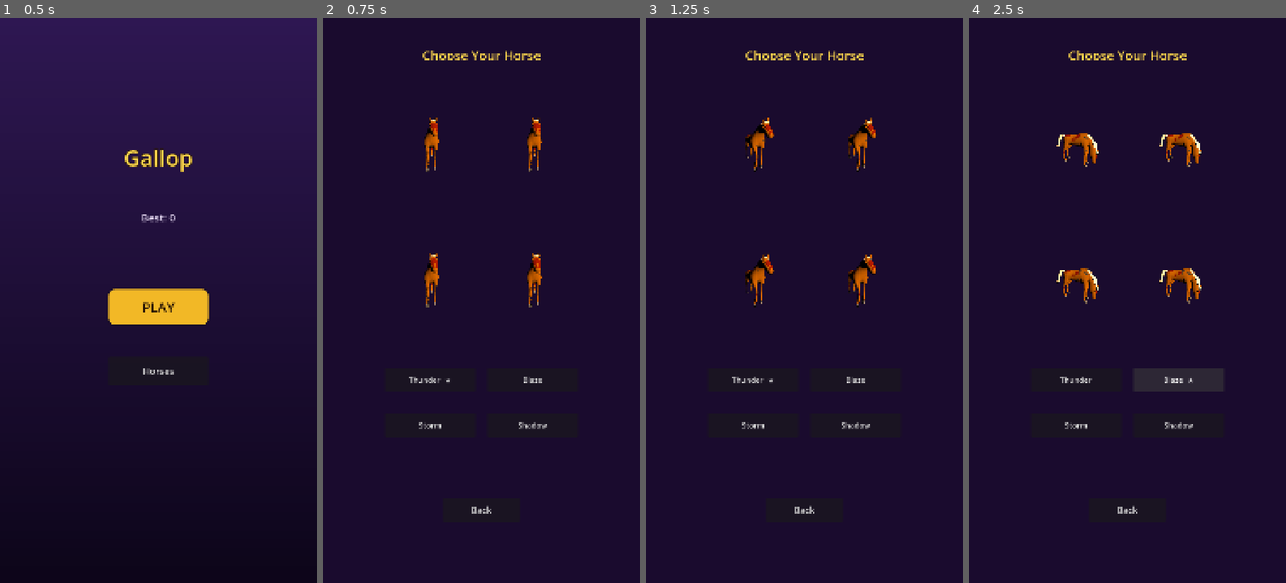
Above: before the commit, frames 1-4 (left to right).
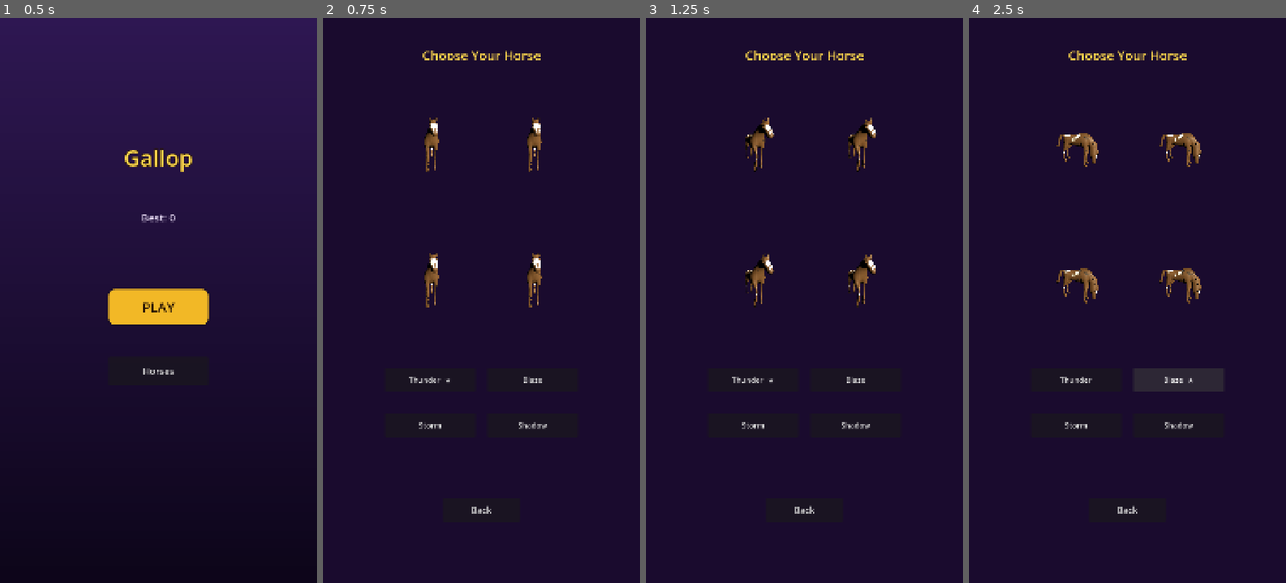
Above: after the commit, the same moments.

Repository: Ebrahassad/marble-rush
Game: Godot game, scene res://scenes/MainMenu.tscn
The game is run twice, just before and just after one commit, with the same random seed, the same clock (stepped at 60 frames per second) and the same inputs.
Inputs:
- Up to frame 1 (0.5 s): no input
- Up to frame 2 (0.75 s): click "Horses" at 0.5 s
- Up to frame 3 (1.25 s): no input
- Up to frame 4 (2.5 s): click "Thunder ★" at 1.25 s; click "Blaze" at 2 s

Frame 1 is identical in both runs. In frame 2, 0.8% of the frame differs, in the area x 32-70%, y 17-52%; in frame 3, 0.9%; in frame 4, 1.3%, in the area x 27-74%, y 20-51%.

Commit message:
Distinct horse colors, camera-only left/right look control, center-only jumpable obstacles with variety, lightweight mountain/house scenery, bigger horse and trees, fix Android icon config

Diff:
--- a/scripts/ball_controller.gd
+++ b/scripts/ball_controller.gd
@@ -4,19 +4,15 @@
 @export var difficulty_ramp: float = 0.012
 @export var max_speed_cap: float = 24.0
 @export var speed_ramp_rate: float = 0.18
-@export var steer_force: float = 22.0
 @export var jump_impulse: float = 9.5
 @export var fast_fall_force: float = 25.0
 @export var slam_impulse: float = 4.0
-@export var lane_limit: float = 1.6
 @export var fall_death_y: float = -5.0
 @export var jump_threshold: float = 40.0
 @export var fast_fall_threshold: float = 60.0
-@export var track_manager_path: NodePath
-@export var model_scale: float = 2.0
+@export var model_scale: float = 2.4
 @export var start_delay: float = 1.5
 
-var touch_start_x: float = 0.0
 var touch_start_y: float = 0.0
 var is_dragging: bool = false
 var is_grounded: bool = false
@@ -24,7 +20,6 @@
 var jump_consumed: bool = false
 var movement_enabled: bool = false
 var elapsed_since_ready: float = 0.0
-var track_manager: Node = null
 var anim_player: AnimationPlayer = null
 
 func _ready() -> void:
@@ -33,14 +28,12 @@
 	axis_lock_angular_y = true
 	axis_lock_angular_z = true
 
-	if track_manager_path != NodePath():
-		track_manager = get_node(track_manager_path)
-
 	var horse_scene: PackedScene = load(HorseManager.get_selected_path())
 	var model: Node3D = horse_scene.instantiate()
 	model.scale = Vector3(model_scale, model_scale, model_scale)
 	model.rotate_y(PI)
 	add_child(model)
+	HorseManager.apply_horse_color(model, HorseManager.selected_horse)
 	anim_player = _find_animation_player(model)
 	_play_animation_containing("idle")
 
@@ -90,16 +83,7 @@
 	var distance: float = max(-global_position.z, 0.0)
 	var current_max_speed: float = min(base_max_forward_speed + distance * difficulty_ramp, max_speed_cap)
 	linear_velocity.z = lerp(linear_velocity.z, -current_max_speed, speed_ramp_rate)
-
-	var center_x: float = 0.0
-	if track_manager != null:
-		center_x = track_manager.get_path_x(global_position.z)
-	var relative_x: float = global_position.x - center_x
-
-	if relative_x > lane_limit:
-		apply_central_force(Vector3(-steer_force * mass, 0, 0))
-	elif relative_x < -lane_limit:
-		apply_central_force(Vector3(steer_force * mass, 0, 0))
+	linear_velocity.x = lerp(linear_velocity.x, 0.0, 0.2)
 
 	if fast_falling and not is_grounded:
 		apply_central_force(Vector3(0, -fast_fall_force * mass, 0))
@@ -110,7 +94,6 @@
 
 	if event is InputEventScreenTouch:
 		if event.pressed:
-			touch_start_x = event.position.x
 			touch_start_y = event.position.y
 			is_dragging = true
 			jump_consumed = false
@@ -125,18 +108,11 @@
 			fast_falling = false
 
 	elif event is InputEventScreenDrag and is_dragging:
-		var delta_x: float = event.position.x - touch_start_x
 		var delta_y: float = event.position.y - touch_start_y
-
-		if abs(delta_y) > abs(delta_x):
-			if delta_y < -jump_threshold and not jump_consumed:
-				_jump()
-			elif delta_y > fast_fall_threshold:
-				fast_falling = true
-		elif abs(delta_x) > 15.0:
-			var direction: float = sign(delta_x)
-			apply_central_force(Vector3(direction * steer_force * mass, 0, 0))
-			touch_start_x = event.position.x
+		if delta_y < -jump_threshold and not jump_consumed:
+			_jump()
+		elif delta_y > fast_fall_threshold:
+			fast_falling = true
 
 func _jump() -> void:
 	if is_grounded:
--- a/scripts/camera_follow.gd
+++ b/scripts/camera_follow.gd
@@ -1,25 +1,39 @@
 extends Camera3D
 
 @export var target_path: NodePath
-@export var offset: Vector3 = Vector3(0, 2.4, 4.2)
+@export var offset: Vector3 = Vector3(0, 9.0, 17.5)
 @export var follow_speed: float = 8.0
 @export var vertical_follow_factor: float = 0.15
 @export var look_ahead_distance: float = 6.0
+@export var max_look_offset: float = 7.0
+@export var look_return_speed: float = 2.5
 
 var target: Node3D
 var smoothed_y: float = 0.0
-
+var look_offset_x: float = 0.0
+var cam_touch_start_x: float = 0.0
+var cam_dragging: bool = false
 
 func _ready() -> void:
-	if target_path != null and not target_path.is_empty():
-		target = get_node_or_null(target_path)
-	if target != null:
-		smoothed_y = target.global_position.y
+	target = get_node(target_path)
+	smoothed_y = target.global_position.y
 
+func _input(event: InputEvent) -> void:
+	if event is InputEventScreenTouch:
+		if event.pressed:
+			cam_touch_start_x = event.position.x
+			cam_dragging = true
+		else:
+			cam_dragging = false
+	elif event is InputEventScreenDrag and cam_dragging:
+		var delta_x: float = event.position.x - cam_touch_start_x
+		look_offset_x = clamp(-delta_x * 0.02, -max_look_offset, max_look_offset)
 
 func _process(delta: float) -> void:
 	if target == null:
 		return
+	if not cam_dragging:
+		look_offset_x = lerp(look_offset_x, 0.0, look_return_speed * delta)
 
 	smoothed_y = lerp(smoothed_y, target.global_position.y, vertical_follow_factor)
 
@@ -31,6 +45,8 @@
 	global_position = global_position.lerp(desired_position, follow_speed * delta)
 
 	var look_target: Vector3 = Vector3(
-		target.global_position.x, smoothed_y, target.global_position.z - look_ahead_distance
+		target.global_position.x + look_offset_x,
+		smoothed_y,
+		target.global_position.z - look_ahead_distance
 	)
 	look_at(look_target, Vector3.UP)
--- a/scripts/horse_manager.gd
+++ b/scripts/horse_manager.gd
@@ -9,20 +9,38 @@
 	"res://assets/horses/horse-04.glb",
 ]
 var horse_names: Array[String] = ["Thunder", "Blaze", "Storm", "Shadow"]
-
+var horse_colors: Array[Color] = [
+	Color(0.08, 0.07, 0.07),
+	Color(0.55, 0.18, 0.08),
+	Color(0.85, 0.85, 0.88),
+	Color(0.32, 0.22, 0.12),
+]
 
 func _ready() -> void:
 	_load()
 
-
 func get_selected_path() -> String:
 	return horse_paths[selected_horse]
-
 
 func select_horse(index: int) -> void:
 	selected_horse = clamp(index, 0, horse_paths.size() - 1)
 	_save()
 
+func apply_horse_color(model: Node, index: int) -> void:
+	var mat := StandardMaterial3D.new()
+	mat.albedo_color = horse_colors[index]
+	mat.roughness = 0.6
+	mat.metallic = 0.05
+	_tint_recursive(model, mat)
+
+func _tint_recursive(node: Node, mat: Material) -> void:
+	if node is MeshInstance3D:
+		var mesh_instance: MeshInstance3D = node
+		if mesh_instance.mesh:
+			for i in range(mesh_instance.mesh.get_surface_count()):
+				mesh_instance.set_surface_override_material(i, mat)
+	for child in node.get_children():
+		_tint_recursive(child, mat)
 
 func _load() -> void:
 	if FileAccess.file_exists(SAVE_PATH):
@@ -30,7 +48,6 @@
 		selected_horse = file.get_32()
 		file.close()
 
-
 func _save() -> void:
 	var file := FileAccess.open(SAVE_PATH, FileAccess.WRITE)
 	file.store_32(selected_horse)
--- a/scripts/horse_shop.gd
+++ b/scripts/horse_shop.gd
@@ -28,6 +28,7 @@
 	model.position = Vector3(0, -1.0, 0)
 	viewport.add_child(model)
 	preview_models[index] = model
+	HorseManager.apply_horse_color(model, index)
 	var anim_player: AnimationPlayer = _find_animation_player(model)
 	if anim_player:
 		for anim_name in anim_player.get_animation_list():
--- a/scripts/track_manager.gd
+++ b/scripts/track_manager.gd
@@ -4,8 +4,7 @@
 @export var coin_scene: PackedScene = preload("res://scenes/Apple.tscn")
 @export var spawn_step: float = 4.18
 @export var spawn_ahead: int = 35
-@export var min_steps_between_obstacles: int = 5
-@export var lane_offset: float = 1.3
+@export var min_steps_between_obstacles: int = 6
 @export var ball_path: NodePath
 
 var tree_scenes: Array[PackedScene] = [
@@ -23,6 +22,7 @@
 var active_grass: Array[Node3D] = []
 var active_obstacles: Array[Node3D] = []
 var active_coins: Array[Node3D] = []
+var active_scenery: Array[Node3D] = []
 var next_z: float = 0.0
 var step_count: int = 0
 var steps_since_obstacle: int = 999
@@ -50,9 +50,10 @@
 	_despawn_far(active_grass, despawn_distance)
 	_despawn_far(active_obstacles, despawn_distance)
 	_despawn_far(active_coins, despawn_distance)
+	_despawn_far(active_scenery, despawn_distance)
 
 func _despawn_far(list: Array[Node3D], despawn_distance: float) -> void:
-	while list.size() > 0 and is_instance_valid(list[0]) == false:
+	while list.size() > 0 and not is_instance_valid(list[0]):
 		list.pop_front()
 	while list.size() > 0 and list[0].global_position.z - ball.global_position.z > despawn_distance:
 		var old: Node3D = list.pop_front()
@@ -65,18 +66,24 @@
 
 	if step_count > 6:
 		var roll: float = rng.randf()
-		if roll < 0.16 and steps_since_obstacle >= min_steps_between_obstacles:
-			var lane: float = float(rng.randi_range(-1, 1)) * lane_offset
+		if roll < 0.14 and steps_since_obstacle >= min_steps_between_obstacles:
 			var obstacle: Node3D = obstacle_scene.instantiate()
 			add_child(obstacle)
-			obstacle.global_position = Vector3(lane, 1.87, next_z)
+			obstacle.global_position = Vector3(0, 1.87, next_z)
+			var width_scale: float = rng.randf_range(0.8, 1.5)
+			obstacle.scale = Vector3(width_scale, 1.0, 1.0)
+			var hurdle_colors: Array[Color] = [Color(0.85, 0.15, 0.12), Color(0.15, 0.4, 0.8), Color(0.9, 0.75, 0.1)]
+			var rail_mat := StandardMaterial3D.new()
+			rail_mat.albedo_color = hurdle_colors[rng.randi_range(0, hurdle_colors.size() - 1)]
+			rail_mat.roughness = 0.6
+			var rail: MeshInstance3D = obstacle.get_node("Rail")
+			rail.set_surface_override_material(0, rail_mat)
 			active_obstacles.append(obstacle)
 			steps_since_obstacle = 0
-		elif roll < 0.38:
-			var coin_lane: float = float(rng.randi_range(-1, 1)) * lane_offset
+		elif roll < 0.36:
 			var coin: Node3D = coin_scene.instantiate()
 			add_child(coin)
-			coin.global_position = Vector3(coin_lane, 2.6, next_z)
+			coin.global_position = Vector3(0, 2.6, next_z)
 			active_coins.append(coin)
 
 	if step_count % 2 == 0:
@@ -85,7 +92,7 @@
 		var tree: Node3D = chosen_tree.instantiate()
 		add_child(tree)
 		var x_offset: float = side * rng.randf_range(5.0, 18.0)
-		var scale_factor: float = rng.randf_range(2.5, 5.0)
+		var scale_factor: float = rng.randf_range(3.5, 6.5)
 		tree.global_position = Vector3(x_offset, 1.87, next_z)
 		tree.scale = Vector3(scale_factor, scale_factor, scale_factor)
 		tree.rotate_y(rng.randf_range(0.0, TAU))
@@ -103,4 +110,58 @@
 		grass.rotate_y(rng.randf_range(0.0, TAU))
 		active_grass.append(grass)
 
-	next_z -= spawn_step
+	if step_count % 5 == 0:
+		var side: float = -1.0 if rng.randf() < 0.5 else 1.0
+		var x_offset: float = side * rng.randf_range(30.0, 60.0)
+		if rng.randf() < 0.5:
+			active_scenery.append(_spawn_mountain(x_offset, next_z))
+		else:
+			active_scenery.append(_spawn_house(x_offset, next_z))
+
+func _spawn_mountain(x_offset: float, z: float) -> Node3D:
+	var mountain := MeshInstance3D.new()
+	var mesh := CylinderMesh.new()
+	mesh.top_radius = 0.0
+	mesh.bottom_radius = 12.0
+	mesh.height = 28.0
+	mountain.mesh = mesh
+	var mat := StandardMaterial3D.new()
+	mat.albedo_color = Color(0.28, 0.3, 0.34)
+	mat.roughness = 1.0
+	mountain.set_surface_override_material(0, mat)
+	add_child(mountain)
+	mountain.global_position = Vector3(x_offset, 1.87 + 12.0, z)
+	return mountain
+
+func _spawn_house(x_offset: float, z: float) -> Node3D:
+	var house := Node3D.new()
+	add_child(house)
+	house.global_position = Vector3(x_offset, 1.87, z)
+
+	var body := MeshInstance3D.new()
+	var body_mesh := BoxMesh.new()
+	body_mesh.size = Vector3(4.0, 3.0, 4.0)
+	body.mesh = body_mesh
+	var body_mat := StandardMaterial3D.new()
+	body_mat.albedo_color = Color(0.75, 0.68, 0.55)
+	body_mat.roughness = 0.9
+	body.set_surface_override_material(0, body_mat)
+	body.position = Vector3(0, 1.5, 0)
+	house.add_child(body)
+
+	var roof := MeshInstance3D.new()
+	var roof_mesh := CylinderMesh.new()
+	roof_mesh.top_radius = 0.0
+	roof_mesh.bottom_radius = 3.2
+	roof_mesh.height = 2.2
+	roof_mesh.radial_segments = 4
+	roof.mesh = roof_mesh
+	var roof_mat := StandardMaterial3D.new()
+	roof_mat.albedo_color = Color(0.45, 0.18, 0.14)
+	roof_mat.roughness = 0.85
+	roof.set_surface_override_material(0, roof_mat)
+	roof.rotate_y(PI / 4.0)
+	roof.position = Vector3(0, 4.1, 0)
+	house.add_child(roof)
+
+	return house
